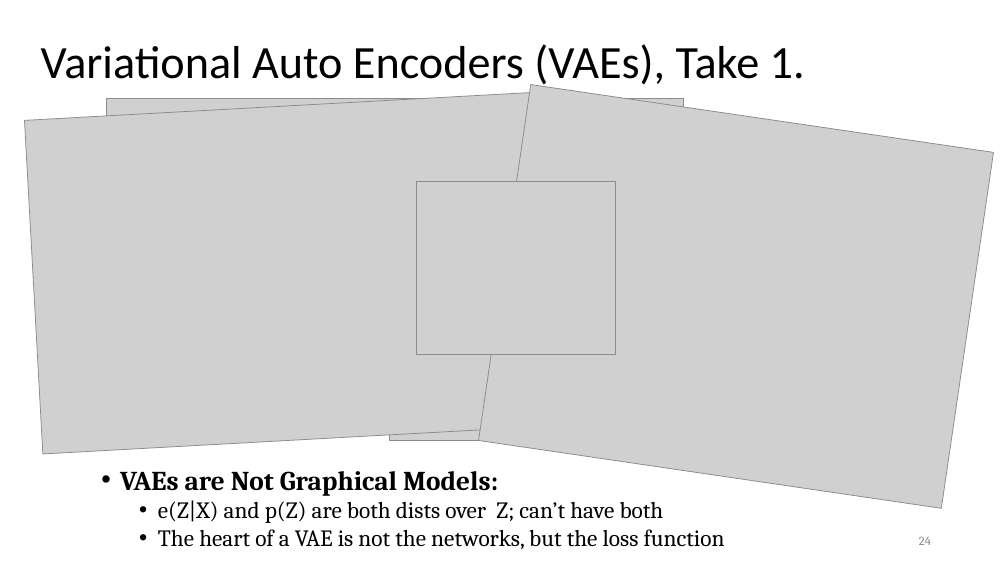
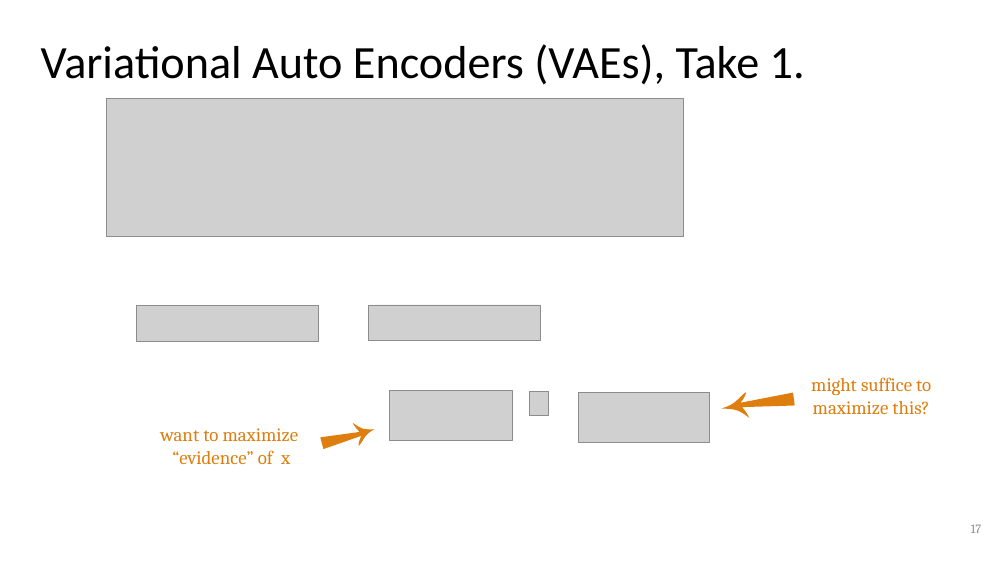
Before and after one commit to orichardson/pdg-expts, a slide deck: slide 17 of present/AISTATS-2022/one-true-loss.pptx (slide 24 before the commit). Drawn at 1008x567 pixels with LibreOffice and Linux fonts; fonts in the diff are those of the drawing; grey boxes stand for pictures. Boxes give left, top, right and bottom in pixels: in the first picture for what was removed or moved away, otherwise in the second. Text is boxed around its words. In the diff, an @@ line names an element or a change of style, - is before the commit and + after.

```diff
--- a/present/AISTATS-2022/one-true-loss.pptx
+++ b/present/AISTATS-2022/one-true-loss.pptx
@@ picture removed at (x1=479, y1=85, x2=994, y2=508) @@
@@ picture removed at (x1=25, y1=91, x2=591, y2=454) @@
@@ picture removed at (x1=416, y1=181, x2=616, y2=354) @@
@@ text added at (x1=811, y1=377, x2=931, y2=414), 18 pt, text #DD7E0E @@
+might suffice to maximize this?
@@ freeform shape at (x1=319, y1=418, x2=378, y2=455): rotation 86 to 75 degrees; outline redrawn @@
@@ text added at (x1=160, y1=428, x2=299, y2=464), 18 pt, text #DD7E0E @@
+want to maximize
+“evidence” of x
@@ text removed at (x1=120, y1=471, x2=725, y2=549) @@
-• VAEs are Not Graphical Models:
-  • e(Z|X) and p(Z) are both dists over Z; can’t have both
-  • The heart of a VAE is not the networks, but the loss function
@@ page number at (x1=971, y1=524, x2=981, y2=533): text changed @@
-24
+17
```
Also in this commit, not shown: 10 other slides changed, 1 slide added, 9 slides removed, 2 other files.
